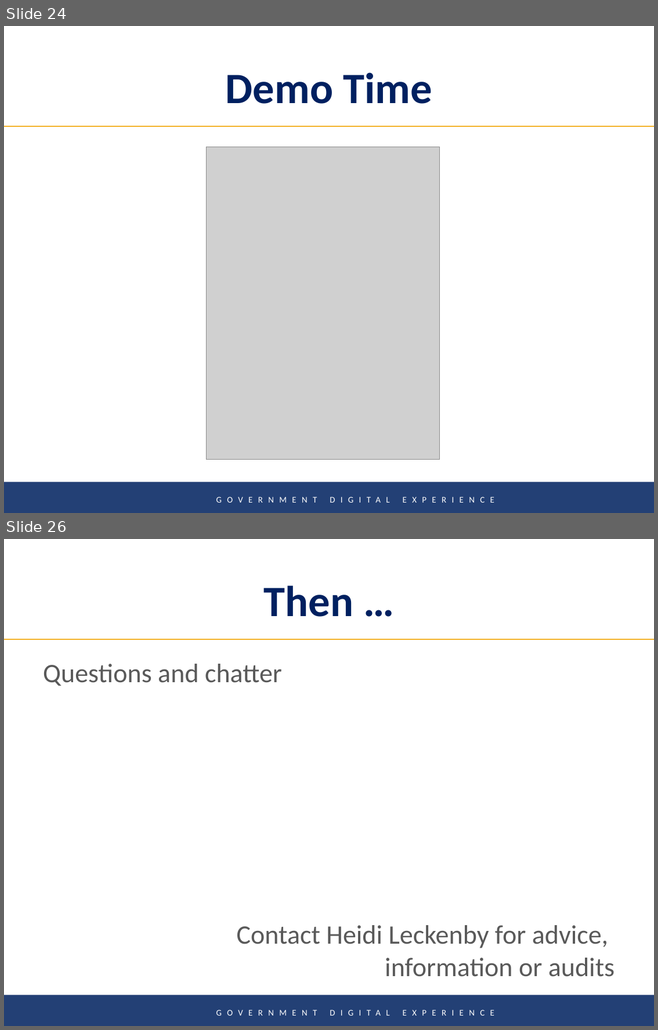
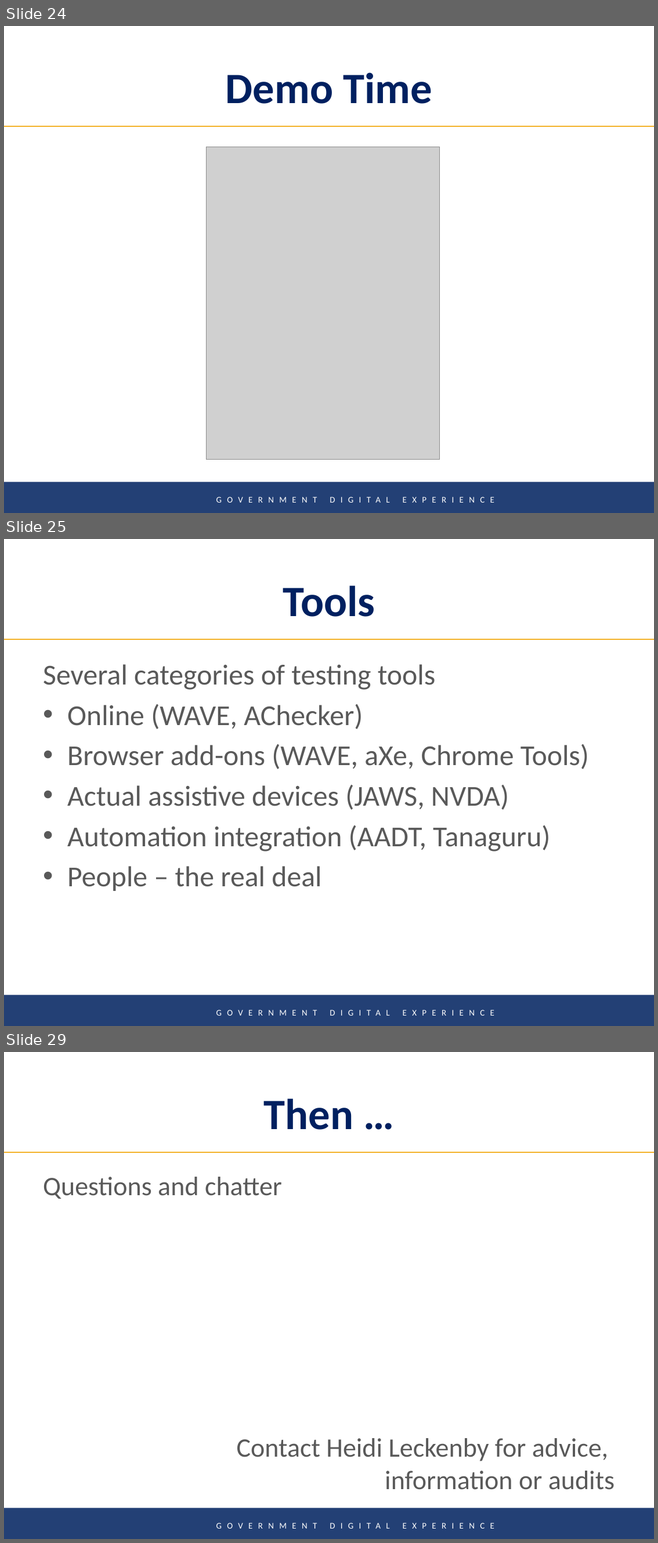
Before and after one commit to Gavin-McLeod/Accessibility-presentation, a slide deck: Digital Product Innovation in the Public Service-TRAN.pptx. Shown one above the other, each under a label of ours: slides 24 and 26 before the commit, slides 24, 25 and 29 after it; the slides between them are not shown. The pictures are 658x1030 and 658x1543 pixels, drawn with LibreOffice and Linux fonts; fonts in the diff are those of the drawing; grey boxes stand for pictures; background and template pictures are left out. Boxes give left, top, right and bottom in pixels: in the first picture for what was removed or moved away, otherwise in the second. Text is boxed around its words. In the diff, an @@ line names an element or a change of style, - is before the commit and + after.

```diff
--- a/Digital Product Innovation in the Public Service-TRAN.pptx
+++ b/Digital Product Innovation in the Public Service-TRAN.pptx
@@ slide 25 added at (4, 539, 654, 1026), background #FFFFFF; not listed: 2 template elements that a slide beside it also shows @@
@@ title added at (283, 585, 375, 617), 48 pt, text #002060, bold @@
+Tools
@@ text added at (43, 664, 589, 891), 32 pt, text #595959 @@
+Several categories of testing tools
+• Online (WAVE, AChecker)
+• Browser add-ons (WAVE, aXe, Chrome Tools)
+• Actual assistive devices (JAWS, NVDA)
+• Automation integration (AADT, Tanaguru)
+• People – the real deal
@@ what was slide 26 is now slide 29 @@
```
Also in this commit, not shown: 3 slides changed, 3 other slides added, 1 slide removed, 1 other file.
